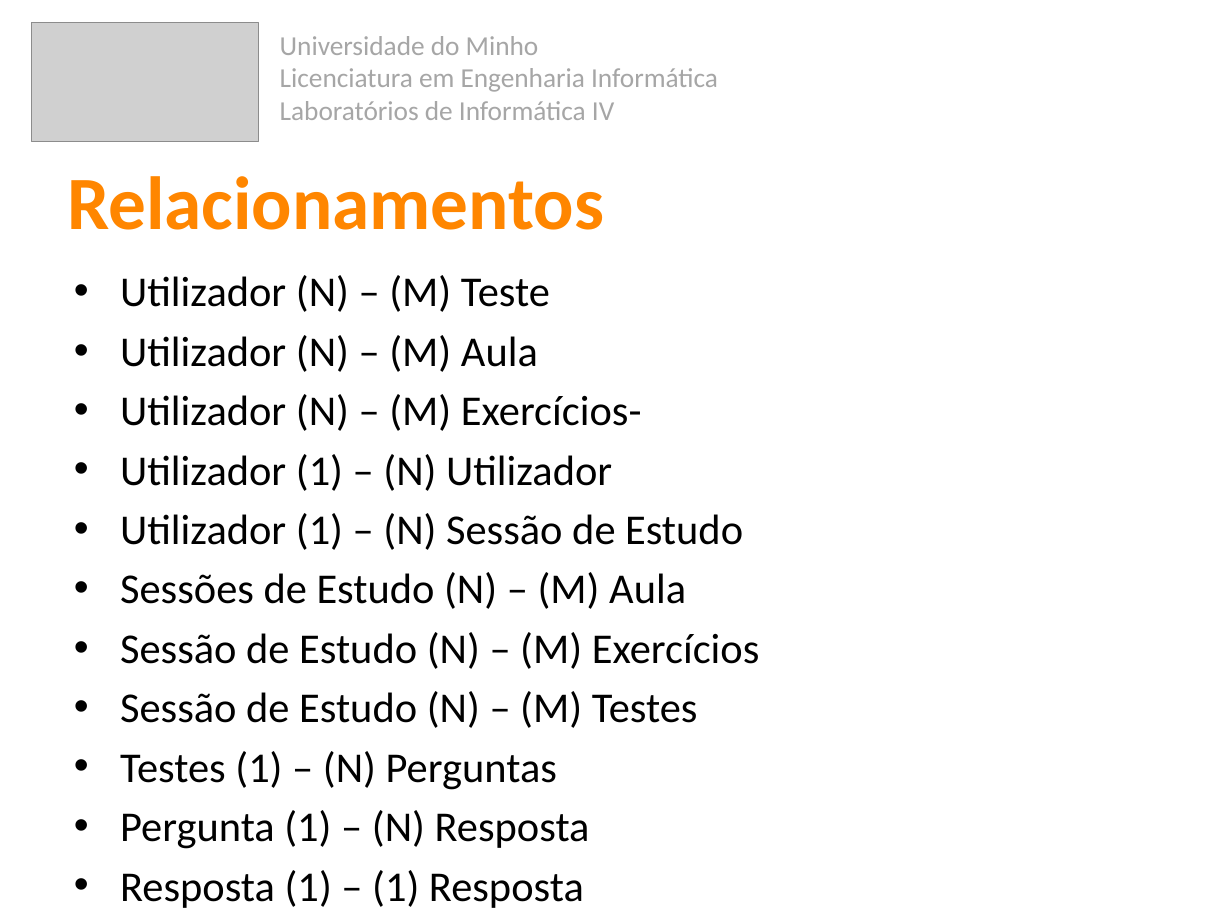
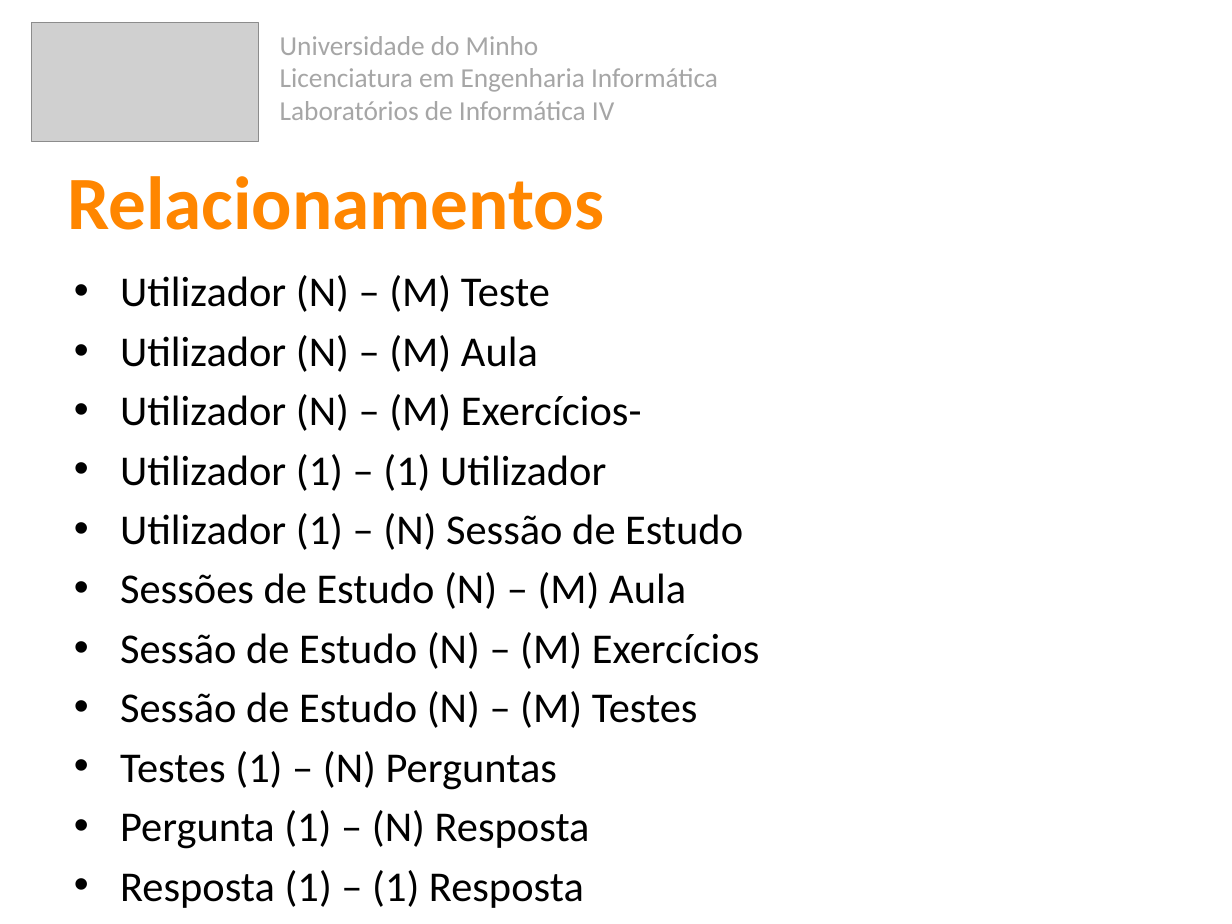
Before and after one commit to 7patricia/Aprende-com-os-Minions, a slide deck: slide 19 of 2ª Fase/Aprsentação_Fase2.pptx (slide 21 before the commit). Drawn at 1232x924 pixels with LibreOffice and Linux fonts; fonts in the diff are those of the drawing; grey boxes stand for pictures. Boxes give left, top, right and bottom in pixels: in the first picture for what was removed or moved away, otherwise in the second. Text is boxed around its words. In the diff, an @@ line names an element or a change of style, - is before the commit and + after.

Commit message:
Updates apresentação

```diff
--- a/2ª Fase/Aprsentação_Fase2.pptx
+++ b/2ª Fase/Aprsentação_Fase2.pptx
@@ text at <box>120,454,606,491</box>: text changed @@
-• Utilizador (1) – (N) Utilizador
+• Utilizador (1) – (1) Utilizador
```
Also in this commit, not shown: 4 other slides changed, 1 slide added, 4 other files.
